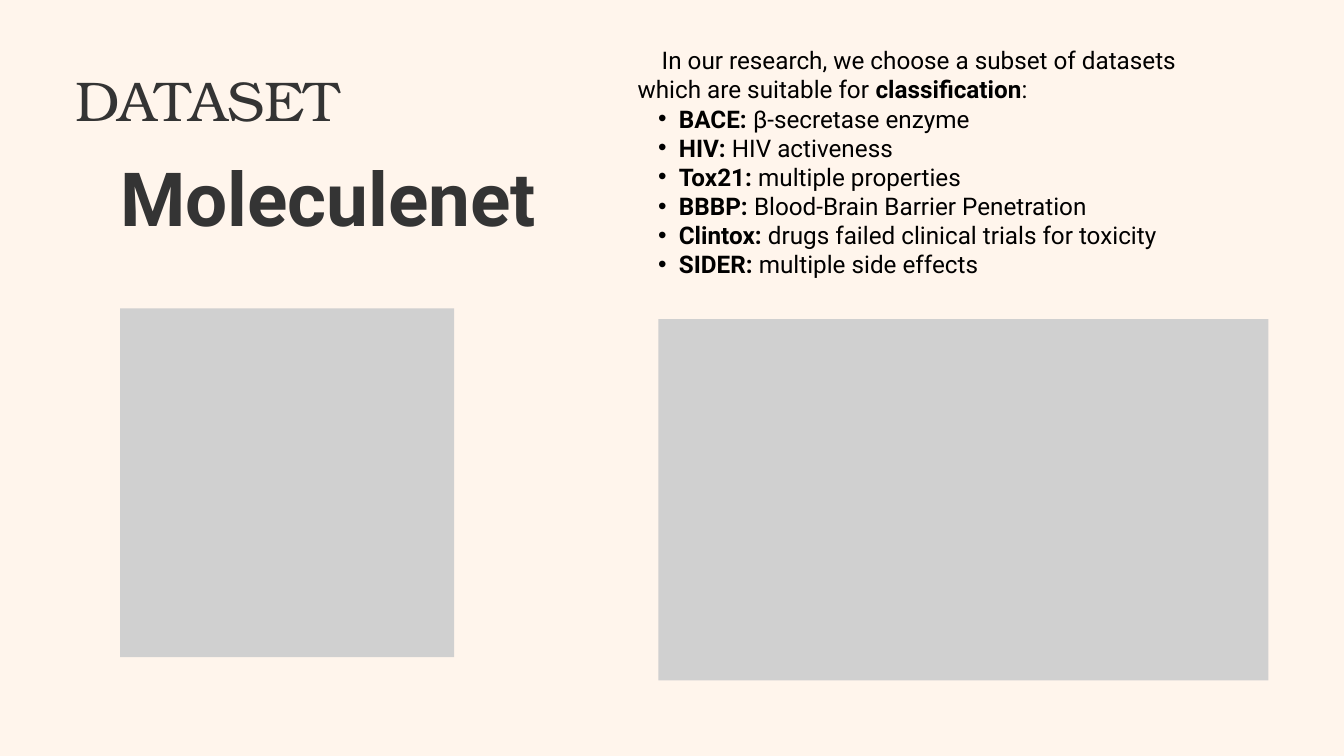
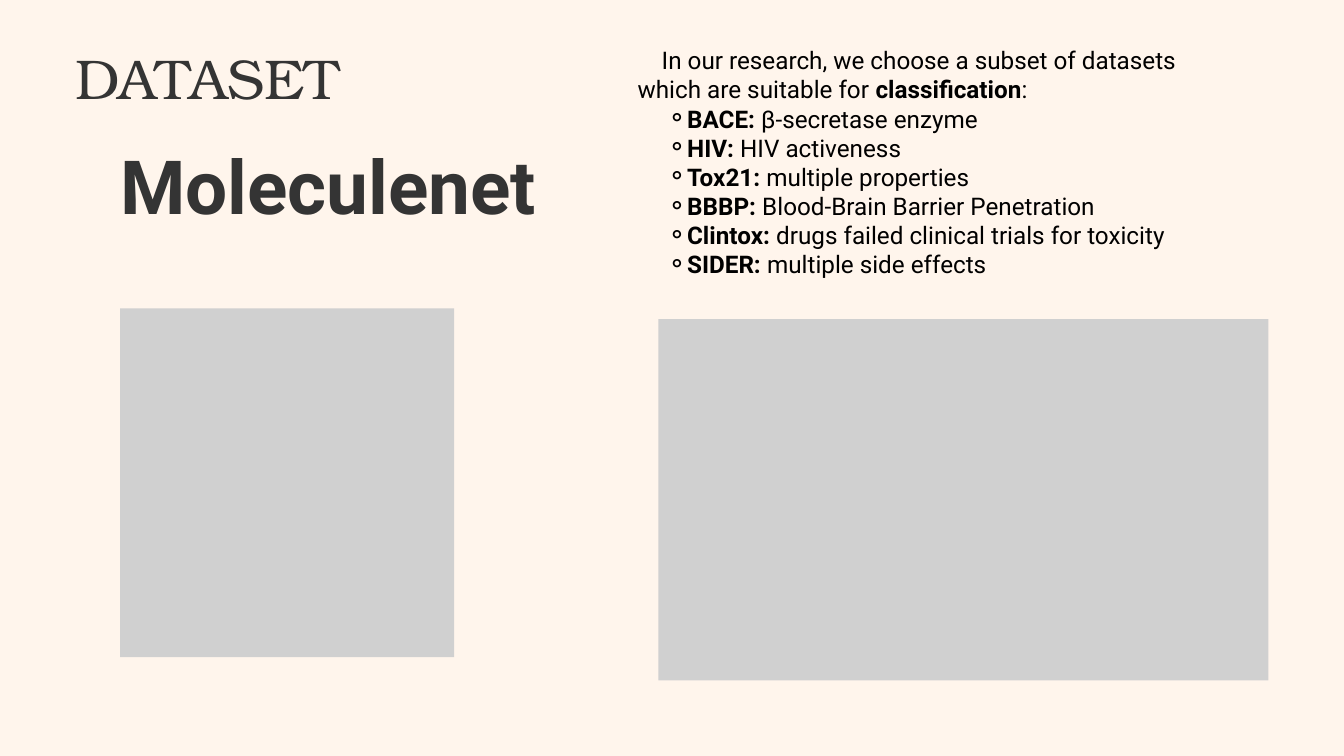
Before and after one commit to Github-Anderson/CS182-Project, a slide deck: slide 4 of presentation/17_final.pptx. Drawn at 1344x756 pixels with LibreOffice and Linux fonts; fonts in the diff are those of the drawing; grey boxes stand for pictures; background and template pictures are left out. Boxes give left, top, right and bottom in pixels: in the first picture for what was removed or moved away, otherwise in the second. Text is boxed around its words. In the diff, an @@ line names an element or a change of style, - is before the commit and + after.

```diff
--- a/presentation/17_final.pptx
+++ b/presentation/17_final.pptx
@@ text "DATASET": place and size @@
-text "DATASET" at [76, 82, 340, 122]
+text "DATASET" at [76, 60, 340, 100]
@@ text at [687, 110, 1164, 278]: bullet • to ⚬; list level 2 to 3 in "BACE: β-secretase enzyme"; list level 2 to 3 in "HIV: HIV activeness"; list level 2 to 3 in "Tox21: multiple properties"; list level 2 to 3 in "BBBP: Blood-Brain Barrier Penetration"; list level 2 to 3 in "Clintox: drugs failed clinical trials ..."; list level 2 to 3 in "SIDER: multiple side effects" @@
@@ text "Moleculenet": place and size @@
-text "Moleculenet" at [120, 170, 536, 227]
+text "Moleculenet" at [120, 158, 536, 215]
```
Also in this commit, not shown: 9 other slides changed, 2 other files.
